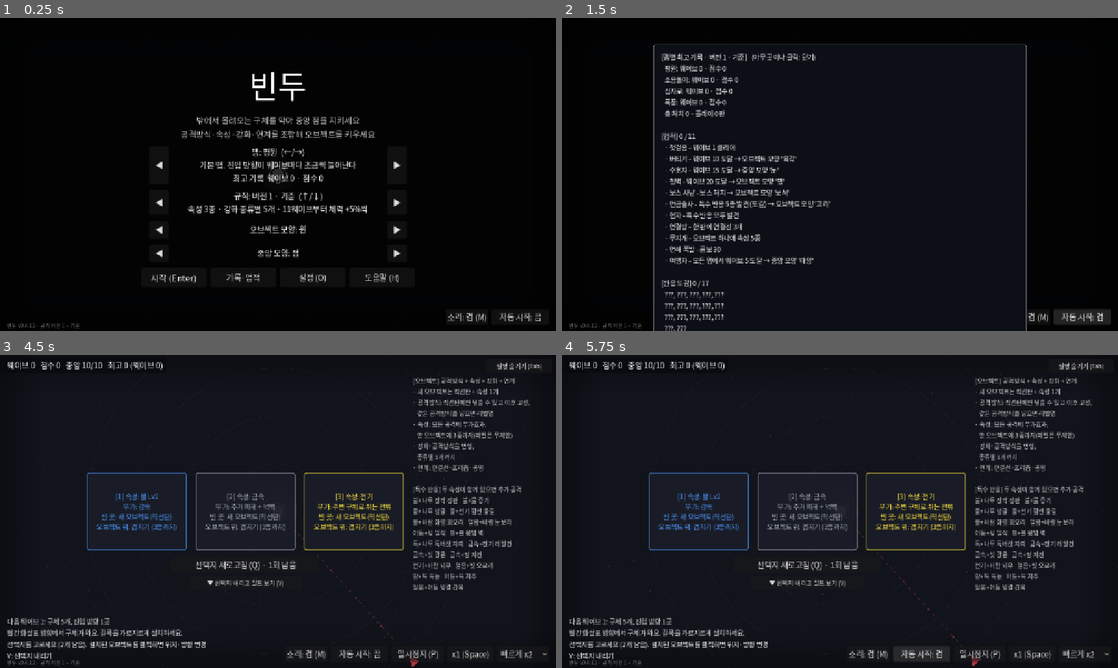
Above: before the commit, frames 1-4 (two rows, left to right).
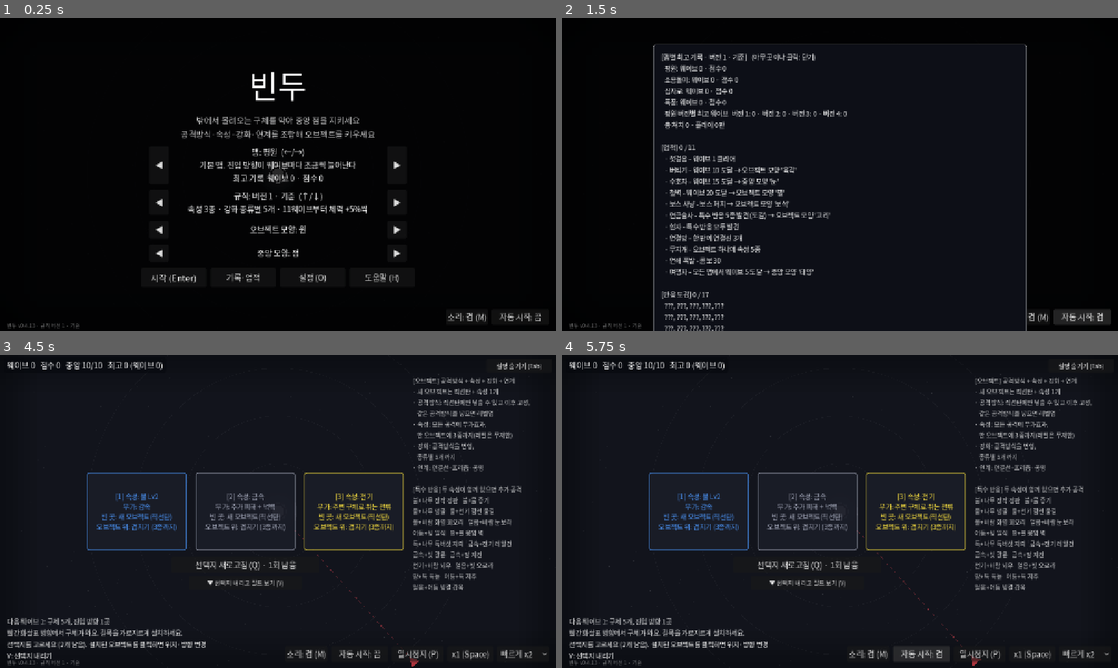
Above: after the commit, the same moments.

Repository: lenope1214/Bindu
Game: Godot game, scene res://main.tscn
Same seed, same stepped clock (60 frames per second), same inputs: the game is played once before the commit and once after it.
Inputs:
- Up to frame 1 (0.25 s): no input
- Up to frame 2 (1.5 s): click "기록·업적" at 0.5 s; click "자동 시작: 끔" at 1.25 s
- Up to frame 3 (4.5 s): click "자동 시작: 켬" at 2 s; click "자동 시작: 끔" at 2.75 s; click "자동 시작: 켬" at 3.5 s; click "시작 (Enter)" at 4.25 s
- Up to frame 4 (5.75 s): click "자동 시작: 끔" at 5 s

The runs differ from the first frame. In frame 1, less than 0.1% of the frame differs, in the area x 6-7%, y 98-99%; in frame 2, 4.1%, in the area x 6-52%, y 29-100%; in frame 3, less than 0.1%; in frame 4, less than 0.1%.

Commit message:
v0.4.13: 창 제목 버전, 버전별 최고 기록, 게임 오버 정리
- 창 제목 "빈두 v버전"
- 게임 오버 직후 Esc도 0.8초 막음
- 기록 창에 지금 맵의 규칙 버전별 최고 웨이브
- 최고 기록 판정을 저장값과 직접 비교, 게임 오버 글 가운데 유지

Co-Authored-By: Claude Opus 5.5 <noreply@anthropic.com>
Claude-Session: https://claude.ai/code/session_012rhiBk8DNq9aJW6scrLhD6

Diff:
--- a/project.godot
+++ b/project.godot
@@ -15,7 +15,7 @@
 [application]
 
 config/name="Bindu"
-config/version="0.4.12"
+config/version="0.4.13"
 run/main_scene="res://main.tscn"
 config/features=PackedStringArray("4.7")
 config/icon="res://icon.svg"
--- a/scripts/main.gd
+++ b/scripts/main.gd
@@ -162,6 +162,8 @@
 	_build_ui()
 	_apply_volume()
 	_update_speed_btn()
+	# 창 제목에도 한글 이름과 버전 (작업 표시줄에서 어떤 빌드인지 보이게)
+	get_window().title = "빈두 v%s" % ProjectSettings.get_setting("application/config/version", "?")
 	if title_seen or DisplayServer.get_name() == "headless":
 		_start_choose()
 	else:
@@ -383,6 +385,9 @@
 	over_label.set_anchors_preset(Control.PRESET_CENTER)
 	over_label.position = Vector2(-450, -150)
 	over_label.size = Vector2(900, 300)
+	# 글줄이 900보다 길어져도 가운데를 지키며 양쪽으로 자란다
+	over_label.grow_horizontal = Control.GROW_DIRECTION_BOTH
+	over_label.grow_vertical = Control.GROW_DIRECTION_BOTH
 	over_label.horizontal_alignment = HORIZONTAL_ALIGNMENT_CENTER
 	over_label.vertical_alignment = VERTICAL_ALIGNMENT_CENTER
 	over_label.add_theme_font_size_override("font_size", 26)
@@ -1009,9 +1014,11 @@
 	wave_active = false
 	game_speed = 1.0
 	_update_speed_btn()
-	var record := "  최고 기록!" if score > best_score or wave > best_wave else ""
-	best_score = maxi(score, best_score)
-	best_wave = maxi(wave, best_wave)
+	# 기록은 지금 맵·규칙 버전의 저장값과 비교한다 (다른 키에서 남은 값이 섞이지 않게)
+	var prev := Meta.best_of(Meta.key())
+	var record := "  최고 기록!" if score > prev[1] or wave > prev[0] else ""
+	best_score = maxi(score, prev[1])
+	best_wave = maxi(wave, prev[0])
 	Meta.total_kills += kills
 	Meta.games += 1
 	_save_best()
@@ -1025,7 +1032,7 @@
 		if top == null or t.run_dealt + t.dealt > top.run_dealt + top.dealt:
 			top = t
 	if top and total > 0.0 and towers.get_child_count() > 1:
-		mvp = "\n가장 많이 때린 오브젝트: %s (%d%%)" % [top.title(), roundi((top.run_dealt + top.dealt) / total * 100.0)]
+		mvp = "\n최다 피해: %s (%d%%)" % [top.title(), roundi((top.run_dealt + top.dealt) / total * 100.0)]
 	over_label.text = "게임 오버 (%s · %s)\n웨이브 %d · 점수 %s%s\n처치 %s · 최고 콤보 %d · 오브젝트 %d개%s%s\nR 또는 클릭: 다시 시작   Esc: 메뉴" % [Me …(190 unchanged characters)…
 	over_label.visible = true
 	sfx.play("over", 0.0)
@@ -1062,8 +1069,9 @@
 					_cycle_rules(1)
 			return
 		if event.keycode == KEY_ESCAPE and phase == Phase.GAMEOVER:
-			title_seen = false
-			get_tree().reload_current_scene()
+			if Time.get_ticks_msec() - over_ms > 800:
+				title_seen = false
+				get_tree().reload_current_scene()
 			return
 		if event.keycode == KEY_F11:
 			_toggle_fullscreen()
@@ -1594,6 +1602,11 @@
 	for id in Meta.MAP_IDS:
 		var b := Meta.best_of(Meta.key(id))
 		lines.append("  %s: 웨이브 %d · 점수 %s" % [Meta.MAPS[id]["name"], b[0], num(b[1])])
+	# 규칙 버전끼리 비교하기 쉽게: 지금 맵의 버전별 최고 웨이브
+	var vers := PackedStringArray()
+	for r in Rules.IDS:
+		vers.append("버전 %d: %d" % [r, Meta.best_of(Meta.key(Meta.map_id, r))[0]])
+	lines.append("  %s 버전별 최고 웨이브  %s" % [Meta.MAPS[Meta.map_id]["name"], " · ".join(vers)])
 	lines.append("  총 처치 %s · 플레이 %d판" % [num(Meta.total_kills), Meta.games])
 	lines.append("")
 	lines.append("[업적] %d / %d" % [Meta.achieved.size(), Meta.ACH_IDS.size()])
--- a/scripts/meta.gd
+++ b/scripts/meta.gd
@@ -60,8 +60,10 @@
 
 
 ## 기록 키: 버전 1은 맵 id 그대로(예전 기록 유지), 다른 버전은 따로 센다.
-static func key(id: String = map_id) -> String:
-	return id if rules == 1 else "%s@v%d" % [id, rules]
+static func key(id: String = map_id, r: int = -1) -> String:
+	if r < 0:
+		r = rules
+	return id if r == 1 else "%s@v%d" % [id, r]
 
 
 static func best_of(id: String) -> Array:
Not shown, changed: CHANGELOG.md
